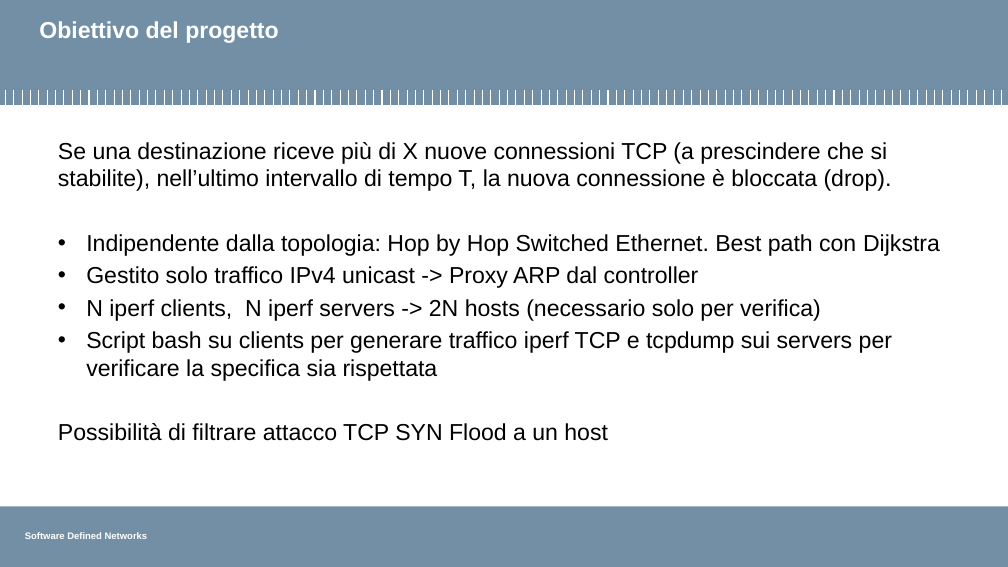
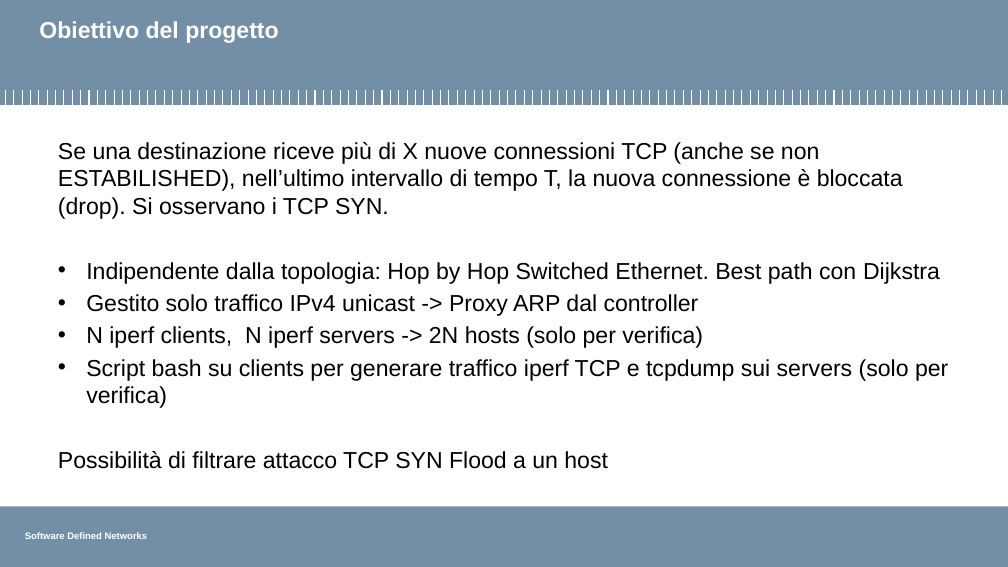
Before and after one commit to pierluigigrossi/progetto-SDN, a slide deck: slide 4 of template_intermedia.pptx. Drawn at 1008x567 pixels with LibreOffice and Linux fonts; fonts in the diff are those of the drawing; background and template pictures are left out. Boxes give left, top, right and bottom in pixels: in the first picture for what was removed or moved away, otherwise in the second. Text is boxed around its words. In the diff, an @@ line names an element or a change of style, - is before the commit and + after.

```diff
--- a/template_intermedia.pptx
+++ b/template_intermedia.pptx
@@ text at [58, 142, 903, 219]: text changed @@
-Se una destinazione riceve più di X nuove connessioni TCP (a prescindere che si stabilite), nell’ultimo intervallo di tempo T, la nuova connessione è bloccata (drop).
+Se una destinazione riceve più di X nuove connessioni TCP (anche se non ESTABILISHED), nell’ultimo intervallo di tempo T, la nuova connessione è bloccata (drop). Si osservano i TCP SYN.
@@ text at [86, 326, 948, 408]: text changed @@
-• N iperf clients, N iperf servers -> 2N hosts (necessario solo per verifica)
-• Script bash su clients per generare traffico iperf TCP e tcpdump sui servers per verificare la specifica sia rispettata
+• N iperf clients, N iperf servers -> 2N hosts (solo per verifica)
+• Script bash su clients per generare traffico iperf TCP e tcpdump sui servers (solo per verifica)
```
Also in this commit, not shown: 1 other file.
